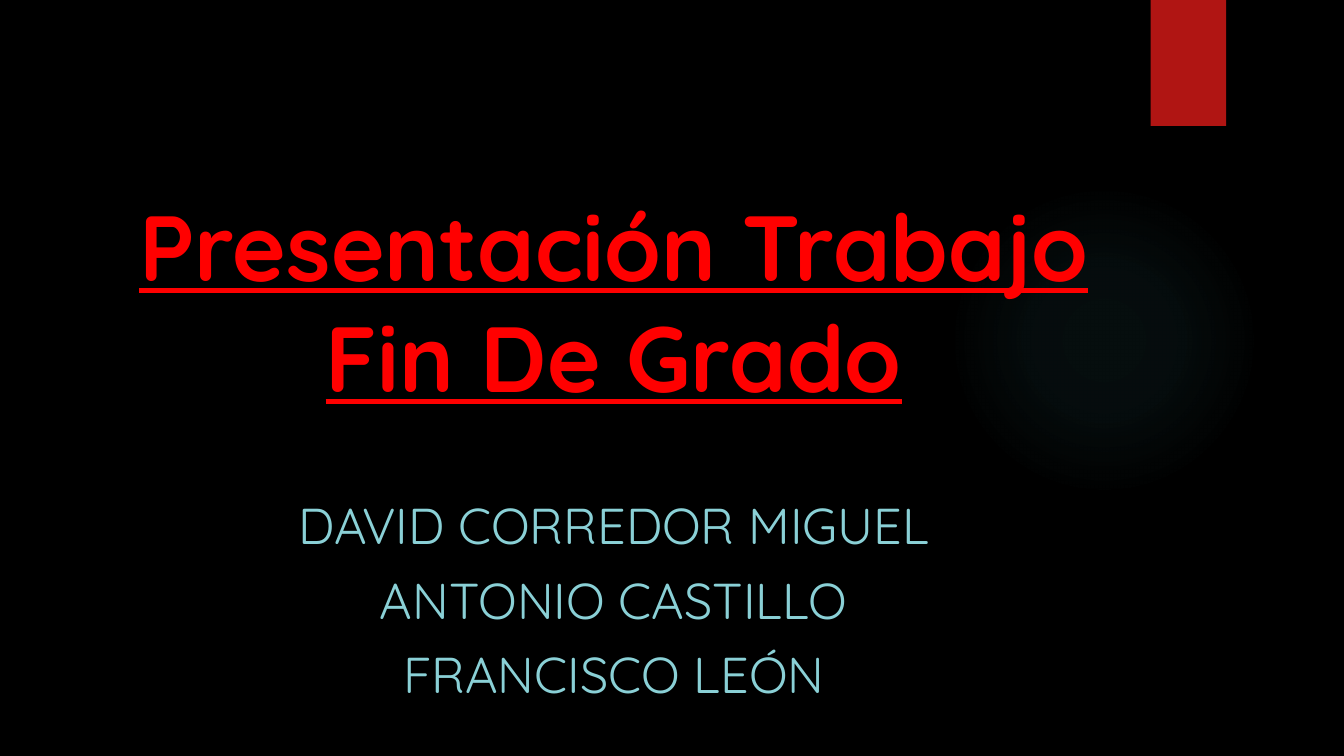
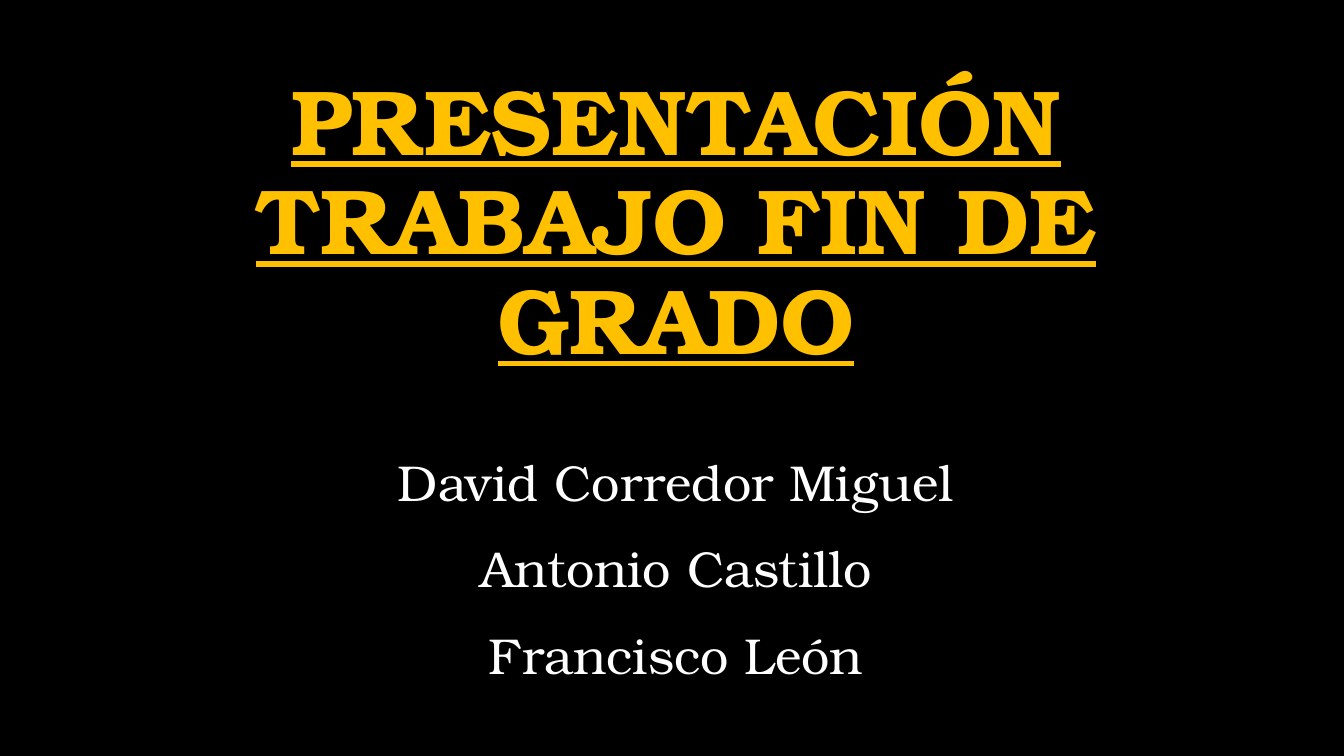
Before and after one commit to Fleon02/VolandoVoy, a slide deck: slide 1 of Presentación Trabajo Fin De Grado David Corredor Miguel, Antonio Castillo y Francisco Leon.pptx. Drawn at 1344x756 pixels with LibreOffice and Linux fonts; fonts in the diff are those of the drawing; background and template pictures are left out. Boxes give left, top, right and bottom in pixels: in the first picture for what was removed or moved away, otherwise in the second. Text is boxed around its words. In the diff, an @@ line names an element or a change of style, - is before the commit and + after.

```diff
--- a/Presentación Trabajo Fin De Grado David Corredor Miguel, Antonio Castillo y Francisco Leon.pptx
+++ b/Presentación Trabajo Fin De Grado David Corredor Miguel, Antonio Castillo y Francisco Leon.pptx
@@ rectangle removed at <box>1150,0,1226,126</box> @@
@@ title at <box>256,71,1096,366</box>: text changed; font Quicksand to TeX Gyre Bonum; text colour #FF0000 to #FFC000 @@
-Presentación Trabajo Fin De Grado
+PRESENTACIÓN TRABAJO FIN DE GRADO
@@ ellipse removed at <box>949,185,1259,495</box> @@
@@ subtitle at <box>398,465,954,675</box>: text changed; font Quicksand to TeX Gyre Bonum; text colour #8AD0D6 to #FFFFFF @@
-DAVID CORREDOR MIGUEL
-ANTONIO CASTILLO
-FRANCISCO LEÓN
+David Corredor Miguel
+Antonio Castillo
+Francisco León
```
Also in this commit, not shown: 13 other slides changed, 9 slides added, 2 slides removed, 1 other file.
